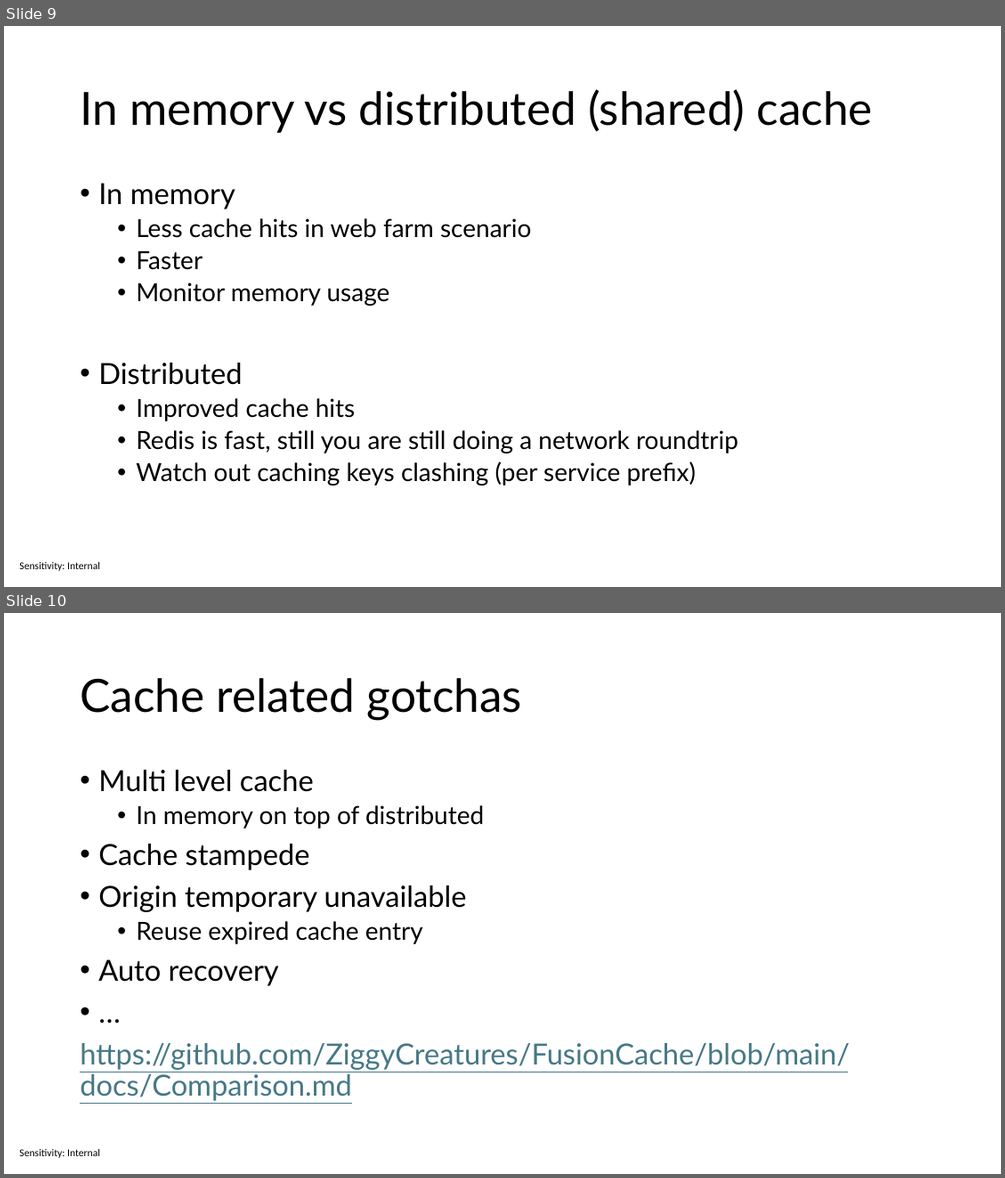
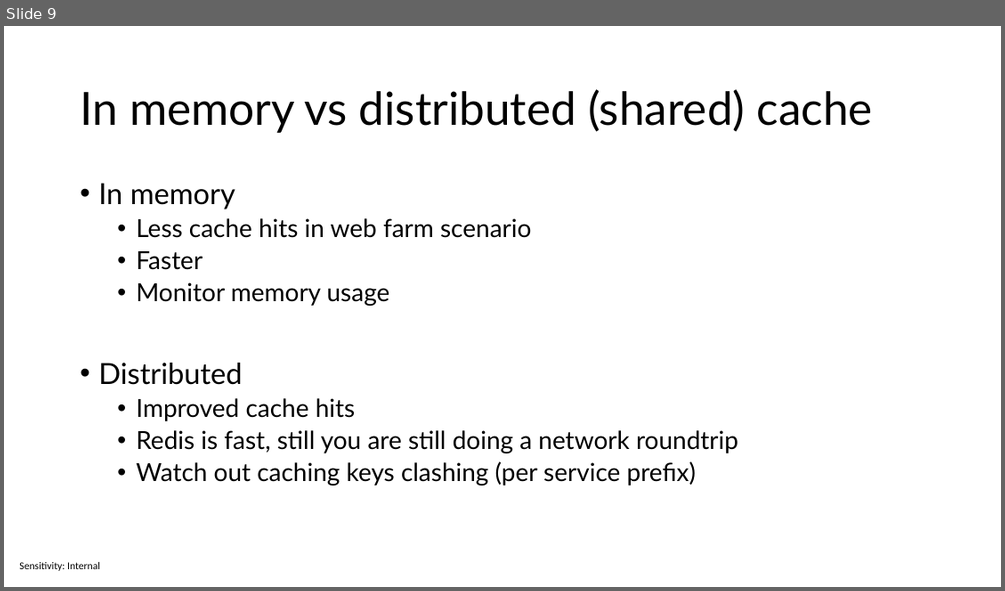
Before and after one commit to sabbadino/cache-like-a-pro-fusion-cache, a slide deck: cache-like-a-pro.pptx. Shown one above the other, each under a label of ours: slides 9 and 10 before the commit, slide 9 after it. The pictures are 1005x1178 and 1005x591 pixels, drawn with LibreOffice and Linux fonts; fonts in the diff are those of the drawing. Boxes give left, top, right and bottom in pixels: in the first picture for what was removed or moved away, otherwise in the second. Text is boxed around its words. In the diff, an @@ line names an element or a change of style, - is before the commit and + after.

```diff
--- a/cache-like-a-pro.pptx
+++ b/cache-like-a-pro.pptx
@@ slide 10 removed at (4, 613, 1001, 1174), background #FFFFFF; not listed: 1 template element that a slide beside it also shows @@
@@ title removed at (80, 678, 522, 720) @@
-Cache related gotchas
@@ text removed at (80, 770, 850, 1101) @@
-• Multi level cache
-  • In memory on top of distributed
-• Cache stampede
-• Origin temporary unavailable
-  • Reuse expired cache entry
-• Auto recovery
-• …
-https://github.com/ZiggyCreatures/FusionCache/blob/main/docs/Comparison.md
```
Also in this commit, not shown: 6 slides changed, 2 slides added.
